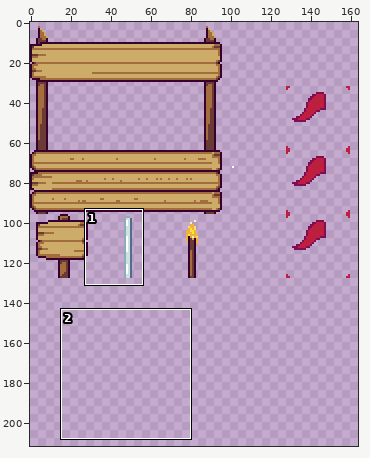
Two versions of one sprite sheet, SKOMapEditor/IMG/Tilesets/structures.png. Above: a wide view before the commit, with the close-up outlined.
Close-up. Before:
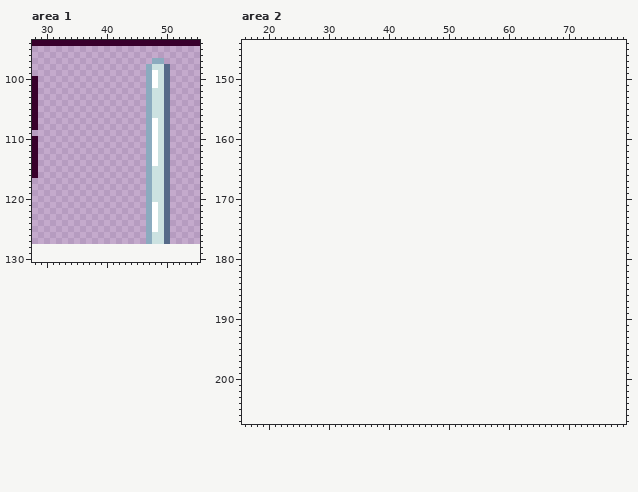
The file is 160x128 pixels. Colours within 5 levels of each other are drawn and written as one. Shown: area 1: x 28..55, y 94..130; area 2: x 16..79, y 144..207. The old version is drawn lined up with the new one, on the new canvas. The wide view leaves out empty margins. The commit also changed other parts of the picture, which this record leaves out.
And afterwards:
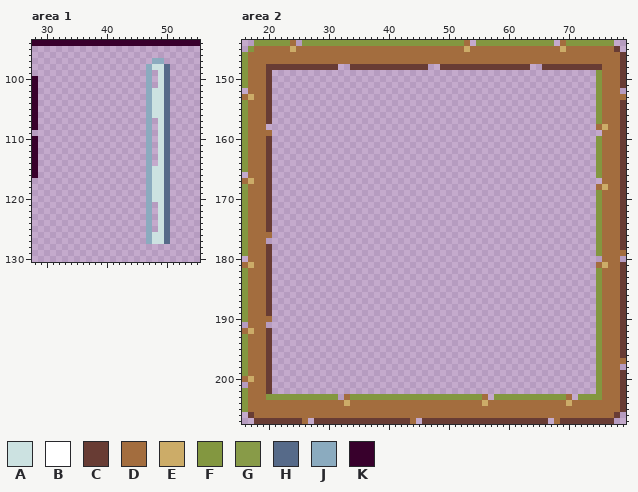
Palette (. is transparent): A #cce2e1  B #ffffff  C #683c34  D #a36d3e  E #ccac68  F #839740  G #889b48  H #566a89  J #8babbf  K #38002c
What changed:
canvas 160x128 -> 256x224
--- area 1
@@ x 46..50 @@
  98 .JAAH
- 99 .JBAH
-100 .JBAH
-101 .JBAH
+ 99 .J.AH
+100 .J.AH
+101 .J.AH
 102 .JAAH
@@ x 46..50 @@
 106 .JAAH
-107 .JBAH
-108 .JBAH
-109 .JBAH
-110 .JBAH
-111 .JBAH
-112 .JBAH
-113 .JBAH
-114 .JBAH
+107 .J.AH
+108 .J.AH
+109 .J.AH
+110 .J.AH
+111 .J.AH
+112 .J.AH
+113 .J.AH
+114 .J.AH
 115 .JAAH
@@ x 46..50 @@
 120 .JAAH
-121 .JBAH
-122 .JBAH
-123 .JBAH
-124 .JBAH
-125 .JBAH
+121 .J.AH
+122 .J.AH
+123 .J.AH
+124 .J.AH
+125 .J.AH
 126 .JAAH
--- area 2
@@ x 16..79 @@
-144 ................................................................
-145 ................................................................
-146 ................................................................
-147 ................................................................
-148 ................................................................
-149 ................................................................
-150 ................................................................
-151 ................................................................
-152 ................................................................
-153 ................................................................
-154 ................................................................
-155 ................................................................
-156 ................................................................
-157 ................................................................
-158 ................................................................
-159 ................................................................
-160 ................................................................
-161 ................................................................
-162 ................................................................
-163 ................................................................
-164 ................................................................
-165 ................................................................
-166 ................................................................
-167 ................................................................
-168 ................................................................
-169 ................................................................
-170 ................................................................
-171 ................................................................
-172 ................................................................
-173 ................................................................
-174 ................................................................
-175 ................................................................
-176 ................................................................
-177 ................................................................
-178 ................................................................
-179 ................................................................
-180 ................................................................
-181 ................................................................
-182 ................................................................
-183 ................................................................
-184 ................................................................
-185 ................................................................
-186 ................................................................
-187 ................................................................
-188 ................................................................
-189 ................................................................
-190 ................................................................
-191 ................................................................
-192 ................................................................
-193 ................................................................
-194 ................................................................
-195 ................................................................
-196 ................................................................
-197 ................................................................
-198 ................................................................
-199 ................................................................
-200 ................................................................
-201 ................................................................
-202 ................................................................
-203 ................................................................
-204 ................................................................
-205 ................................................................
-206 ................................................................
-207 ................................................................
+144 ..FFFFFFD.FFFFFFFFFFFFFFFFFFFFFFFFFFFD.FFFFFFFFFFFFF.DFFFFFFFF..
+145 .FDDDDDDEDDDDDDDDDDDDDDDDDDDDDDDDDDDDEDDDDDDDDDDDDDDDEDDDDDDDDC.
+146 FDDDDDDDDDDDDDDDDDDDDDDDDDDDDDDDDDDDDDDDDDDDDDDDDDDDDDDDDDDDDDDC
+147 FDDDDDDDDDDDDDDDDDDDDDDDDDDDDDDDDDDDDDDDDDDDDDDDDDDDDDDDDDDDDDDC
+148 FDDDCCCCCCCCCCCC..CCCCCCCCCCCCC..CCCCCCCCCCCCCCC..CCCCCCCCCCDDDC
+149 FDDDC......................................................FDDDC
+150 FDDDC......................................................FDDDC
+151 FDDDC......................................................FDDDC
+152 .DDDC......................................................FDDD.
+153 DEDDC......................................................FDDDD
+154 FDDDC......................................................FDDDC
+155 FDDDC......................................................FDDDC
+156 FDDDC......................................................FDDDC
+157 FDDDC......................................................FDDDC
+158 FDDD.......................................................DEDDC
+159 FDDDD.......................................................DDDC
+160 FDDDC......................................................FDDDC
+161 FDDDC......................................................FDDDC
+162 FDDDC......................................................FDDDC
+163 FDDDC......................................................FDDDC
+164 FDDDC......................................................FDDDC
+165 FDDDC......................................................FDDDC
+166 .DDDC......................................................FDDDC
+167 DEDDC.......................................................DDDC
+168 GDDDC......................................................DEDDC
+169 FDDDC......................................................FDDDC
+170 FDDDC......................................................FDDDC
+171 FDDDC......................................................FDDDC
+172 FDDDC......................................................FDDDC
+173 FDDDC......................................................FDDDC
+174 FDDDC......................................................FDDDC
+175 FDDDC......................................................FDDDC
+176 FDDDD......................................................FDDDC
+177 FDDD.......................................................FDDDC
+178 FDDDC......................................................FDDDC
+179 FDDDC......................................................FDDDD
+180 .DDDC.......................................................DDD.
+181 DEDDC......................................................DEDDC
+182 FDDDC......................................................FDDDC
+183 FDDDC......................................................FDDDC
+184 FDDDC......................................................FDDDC
+185 FDDDC......................................................FDDDC
+186 FDDDC......................................................FDDDC
+187 FDDDC......................................................FDDDC
+188 FDDDC......................................................FDDDC
+189 FDDDC......................................................FDDDC
+190 FDDDD......................................................FDDDC
+191 .DDD.......................................................FDDDC
+192 DEDDC......................................................FDDDC
+193 FDDDC......................................................FDDDC
+194 FDDDC......................................................FDDDC
+195 FDDDC......................................................FDDDC
+196 FDDDC......................................................FDDDC
+197 FDDDC......................................................FDDDD
+198 FDDDC......................................................FDDD.
+199 FDDDC......................................................FDDDC
+200 DEDDC......................................................FDDDC
+201 .DDDC......................................................FDDDC
+202 FDDDC......................................................FDDDC
+203 FDDDFFFFFFFFFFFF.DFFFFFFFFFFFFFFFFFFFFFFD.FFFFFFFFFFFFD.FFFFDDDC
+204 FDDDDDDDDDDDDDDDDEDDDDDDDDDDDDDDDDDDDDDDEDDDDDDDDDDDDDEDDDDDDDDC
+205 FDDDDDDDDDDDDDDDDDDDDDDDDDDDDDDDDDDDDDDDDDDDDDDDDDDDDDDDDDDDDDDC
+206 .CDDDDDDDDDDDDDDDDDDDDDDDDDDDDDDDDDDDDDDDDDDDDDDDDDDDDDDDDDDDDC.
+207 ..CCCCCCCCD.CCCCCCCCCCCCCCCCD.CCCCCCCCCCCCCCCCCCCCC.DCCCCCCCCC..
